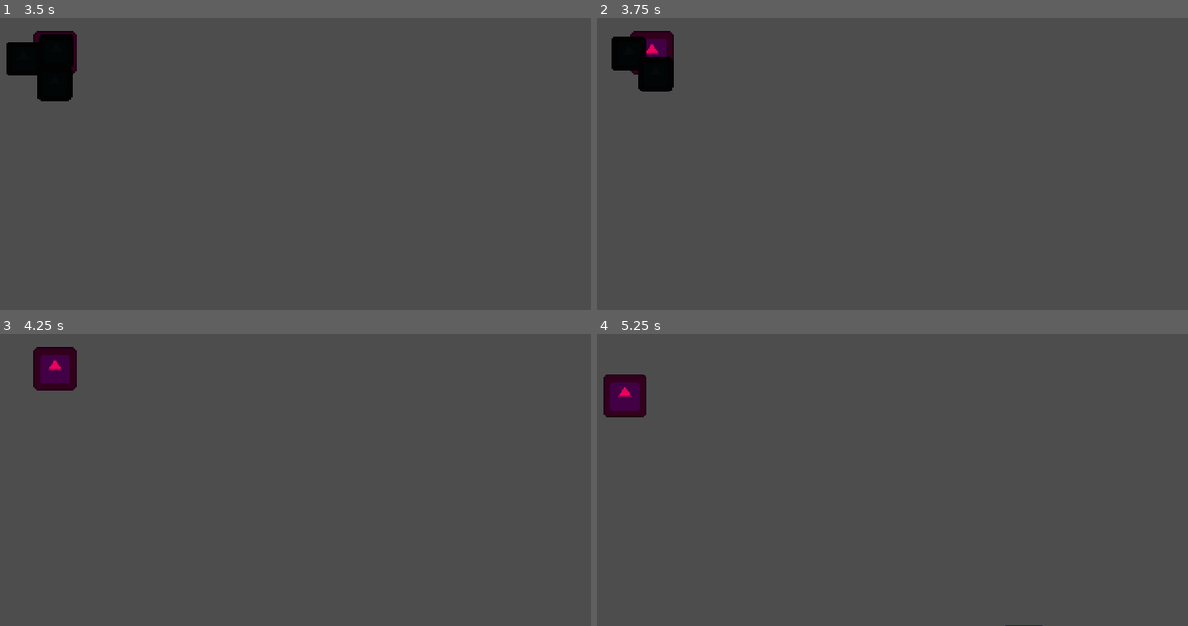
Above: before the commit, frames 1-4 (two rows, left to right).
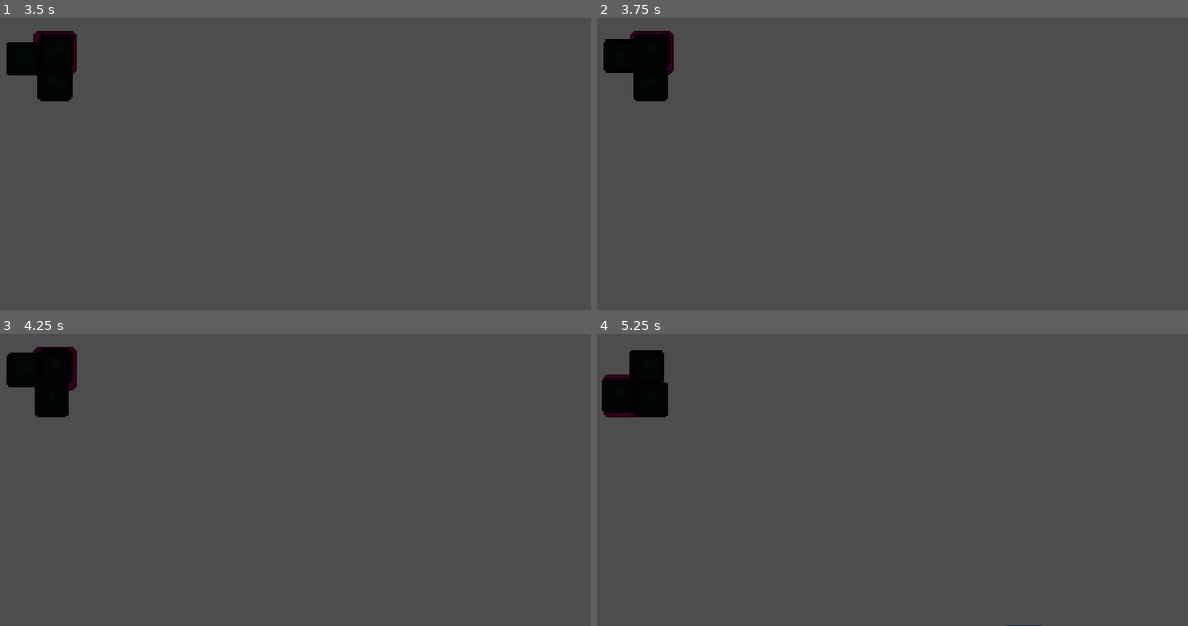
Above: after the commit, the same moments.

Repository: wall-daniel/AbyssalPixelJam9
Game: Godot game, scene res://Scenes/game.tscn
Two runs of this game, one before a commit and one after it. Both use one fixed random seed, a clock stepped at 60 frames per second and the inputs below. The engine's default icon, where the game draws it, is replaced by a stand-in: a white triangle on a blue panel in a dark square.
Inputs:
- Up to frame 1 (3.5 s): hold Right (p1-right) 0.53-1.28 s; tap one key every 0.75 s from 0.6 s: S (p2-down) A (p2-left) D (p2-right) W (p2-up); hold Down (p1-down) 1.28-2.03 s; hold Right (p1-right) 2.03-2.78 s; hold Up (p1-up) from 2.78 s (still down)
- Up to frame 2 (3.75 s): tap Enter at 3.5 s; release Up (p1-up) at 3.53 s; hold Left (p1-left) from 3.53 s (still down); tap Space (zap) at 3.6 s
- Up to frame 3 (4.25 s): keep holding Left (p1-left)
- Up to frame 4 (5.25 s): tap S (p2-down) at 4.35 s; release Left (p1-left) at 5.03 s; hold Down (p1-down) from 5.03 s (still down); tap A (p2-left) at 5.1 s

Frame 1 is identical in both runs. In frame 2, 0.9% of the frame differs, in the area x 1-13%, y 5-29%; in frame 3, 2.0%, in the area x 1-13%, y 4-29%; in frame 4, 2.0%.
Error after the commit: Invalid access to property or key 'shape' on a base object of type 'Sprite2D'. (res://Scripts/game.gd:10)

Commit message:
Add player health and support for enemy hitting player

Diff:
--- a/Scenes/enemy.tscn
+++ b/Scenes/enemy.tscn
@@ -27,3 +27,5 @@
 
 [node name="CollisionShape2D" type="CollisionShape2D" parent="HurtBox"]
 shape = SubResource("CircleShape2D_hkvib")
+
+[connection signal="body_entered" from="HurtBox" to="." method="_on_hurt_box_body_entered"]
--- a/Scenes/lightning.tscn
+++ b/Scenes/lightning.tscn
@@ -1,5 +1,6 @@
-[gd_scene load_steps=3 format=3 uid="uid://c6u6xho23jt0s"]
+[gd_scene load_steps=4 format=3 uid="uid://c6u6xho23jt0s"]
 
+[ext_resource type="Texture2D" uid="uid://cdsems6iss51d" path="res://Assets/icon.svg" id="1_4wokx"]
 [ext_resource type="Script" path="res://Scripts/lightning.gd" id="1_eadsk"]
 
 [sub_resource type="SegmentShape2D" id="SegmentShape2D_6rthv"]
@@ -8,6 +9,11 @@
 collision_mask = 4
 script = ExtResource("1_eadsk")
 
+[node name="Icon" type="Sprite2D" parent="."]
+position = Vector2(-3.8147e-06, 5)
+scale = Vector2(0.0234375, 0.078125)
+texture = ExtResource("1_4wokx")
+
 [node name="CollisionShape2D" type="CollisionShape2D" parent="."]
 shape = SubResource("SegmentShape2D_6rthv")
 
--- a/Scripts/enemy.gd
+++ b/Scripts/enemy.gd
@@ -25,3 +25,6 @@
 	health -= 1
 	if health == 0:
 		death()
+
+func _on_hurt_box_body_entered(body):
+	body.hit(10)
--- a/Scripts/player1.gd
+++ b/Scripts/player1.gd
@@ -1,7 +1,11 @@
 extends CharacterBody2D
 
 signal zap
+
 const SPEED = 300.0
+const MAX_HEALTH = 100
+
+var health = MAX_HEALTH
 
 func _physics_process(_delta):
 	var direction = Input.get_vector("p1-left", "p1-right", "p1-up", "p1-down")
@@ -13,3 +17,8 @@
 		zap.emit()
 
 	move_and_slide()
+
+func hit(damage):
+	health -= damage;
+	print('oof')
+	print('Current health: ' + str(health))
--- a/Scripts/player2.gd
+++ b/Scripts/player2.gd
@@ -1,6 +1,9 @@
 extends CharacterBody2D
 
 const SPEED = 300.0
+const MAX_HEALTH = 100
+
+var health = MAX_HEALTH
 
 func _physics_process(_delta):
 	var direction = Input.get_vector("p2-left", "p2-right", "p2-up", "p2-down")
@@ -10,3 +13,8 @@
 		velocity = Vector2(move_toward(velocity.x, 0, SPEED),move_toward(velocity.y, 0, SPEED))
 
 	move_and_slide()
+
+func hit(damage):
+	health -= damage;
+	print('oof')
+	print('Current health: ' + str(health))
Not shown: 1 places in Scenes/game.tscn that only renumber resources
Not shown: 1 places in Scenes/spawn.tscn that only renumber resources
